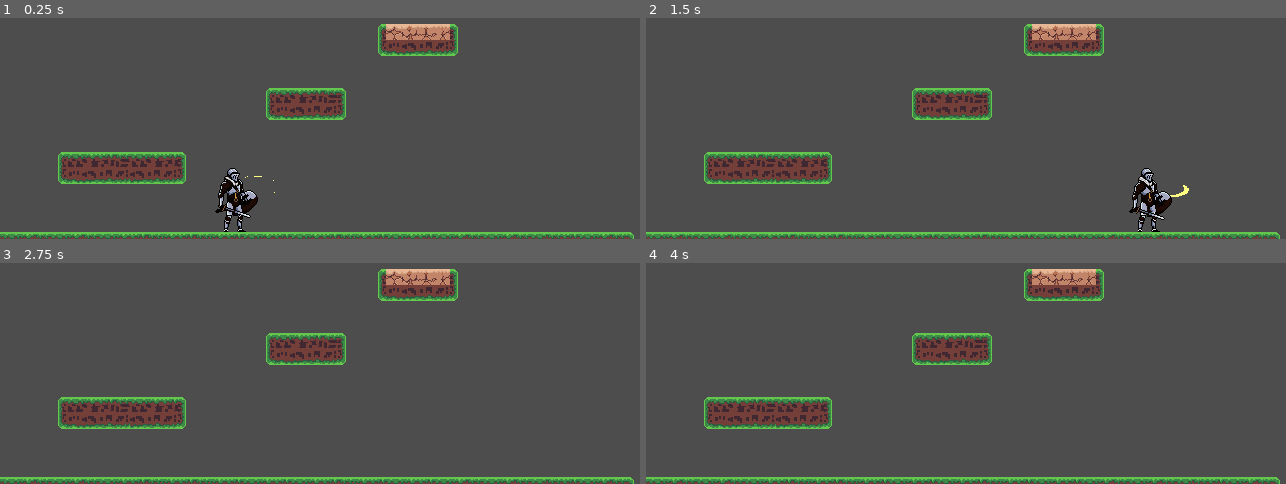
Above: before the commit, frames 1-4 (two rows, left to right).
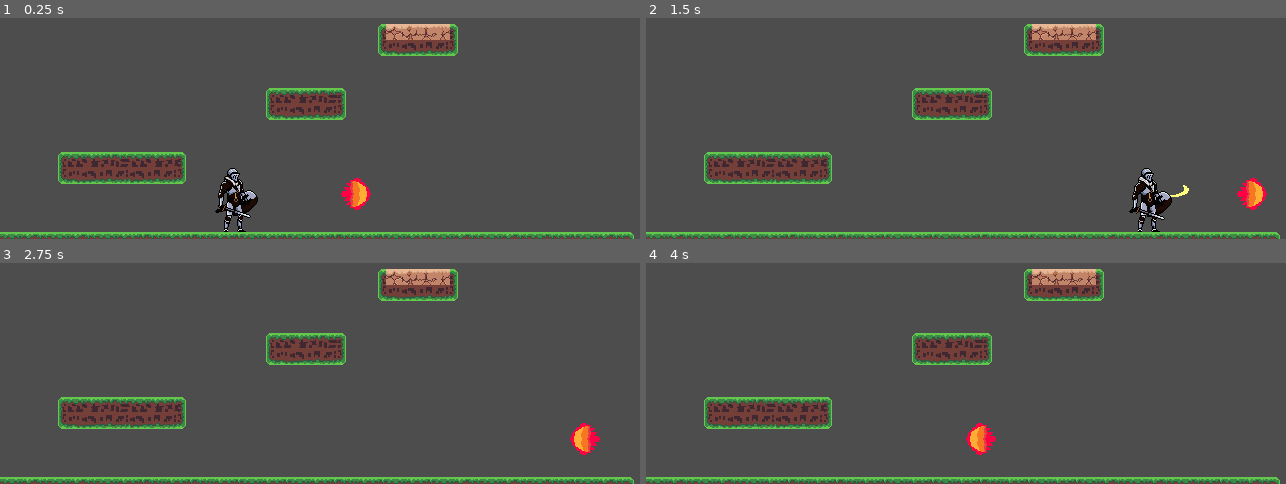
Above: after the commit, the same moments.

Repository: oscariolo/Elemento
Game: Godot game, scene res://levels/testlevel.tscn
Two runs of this game, one before a commit and one after it. Both use one fixed random seed, a clock stepped at 60 frames per second and the inputs below.
Inputs:
- Up to frame 1 (0.25 s): no input
- Up to frame 2 (1.5 s): hold Right (move_right) from 0.53 s (still down); tap X (attack) at 0.6, 1.35 s; tap Space (jump) at 0.77 s
- Up to frame 3 (2.75 s): tap Space (jump) at 1.52 s; release Right (move_right) at 2.03 s; hold Left (move_left) from 2.03 s (still down); tap Down (look_down) at 2.1 s; tap X (attack) at 2.3 s
- Up to frame 4 (4 s): release Left (move_left) at 2.78 s; hold Right (move_right) from 2.78 s (still down); tap Up (look_up) at 2.85 s; tap Space (jump) at 3.02, 3.77 s; tap X (attack) at 3.05, 3.8 s; hold C (slide) from 3.53 s (still down)

The runs differ from the first frame. In frame 1, 0.4% of the frame differs, in the area x 38-58%, y 71-87%; in frame 2, 0.4%; in frame 3, 0.4%; in frame 4, 0.4%.

Commit message:
ADD-Added projectile detection and inversing direction, needs to check player orientation first

Diff:
--- a/hazards/FireBall/fire_ball.gd
+++ b/hazards/FireBall/fire_ball.gd
@@ -5,7 +5,7 @@
 
 # Called when the node enters the scene tree for the first time.
 func _ready() -> void:
-	speed = 0
+	speed = 200
 	direction = Vector2.RIGHT
 
 
--- a/hazards/FireBall/fire_ball.tscn
+++ b/hazards/FireBall/fire_ball.tscn
@@ -33,7 +33,7 @@
 [sub_resource type="CircleShape2D" id="CircleShape2D_mfhws"]
 radius = 13.0
 
-[node name="FireBall" type="StaticBody2D"]
+[node name="FireBall" type="Area2D" groups=["Projectile"]]
 material = SubResource("ShaderMaterial_t2ajm")
 script = ExtResource("1_0e5xx")
 
--- a/levels/testlevel.tscn
+++ b/levels/testlevel.tscn
@@ -1,8 +1,9 @@
-[gd_scene load_steps=7 format=4 uid="uid://k6csmbchpdjc"]
+[gd_scene load_steps=8 format=4 uid="uid://k6csmbchpdjc"]
 
 [ext_resource type="PackedScene" uid="uid://bhawm7ey6kqju" path="res://player/player.tscn" id="1_kw41n"]
 [ext_resource type="Texture2D" uid="uid://xu5ornuiui8j" path="res://environment/Ground-Sheet.png" id="3_gcdoo"]
 [ext_resource type="Texture2D" uid="uid://dhysmxxadu2se" path="res://environment/Grass.png" id="4_lgtu2"]
+[ext_resource type="PackedScene" uid="uid://btotm7rjesqd3" path="res://hazards/FireBall/fire_ball.tscn" id="4_uavgm"]
 
 [sub_resource type="TileSetAtlasSource" id="TileSetAtlasSource_on8k0"]
 texture = ExtResource("3_gcdoo")
@@ -85,3 +86,6 @@
 texture_filter = 1
 tile_map_data = PackedByteArray("AAAQABYAAQACAAAAAAARABYAAQADAAAAAAASABYAAQABAAAAAAATABYAAQACAAAAAAAUABYAAQADAAAAAAAVAB …(2560 unchanged characters)…
 tile_set = SubResource("TileSet_f7tt3")
+
+[node name="FireBall" parent="." instance=ExtResource("4_uavgm")]
+position = Vector2(305, 314)
--- a/player/ElementPowers/fire/fire_element_component.gd
+++ b/player/ElementPowers/fire/fire_element_component.gd
@@ -1,6 +1,9 @@
 extends Element
 @export var player:CharacterBody2D
 
+func _ready() -> void:
+	$FireAttack/SliceAnimation.stop()
+	$FireAttack/HitBox/CollisionShape2D.disabled = true
 
 func load_properties(properties) -> void:
 	player = properties[0].get_parent()
@@ -11,9 +14,14 @@
 func _process(delta: float) -> void:
 	$FireAttack.global_position = player.global_position + Vector2(30,0)
 	if Input.is_action_just_pressed("attack"):
-		$FireAttack/HitBox.visible = true
+		$FireAttack/HitBox/CollisionShape2D.disabled = false
 		$FireAttack/SliceAnimation.play("slice")
 
 
 func _on_slice_animation_animation_finished() -> void:
-	$FireAttack/HitBox.visible = false
+	$FireAttack/HitBox/CollisionShape2D.disabled = true
+
+
+func _on_hit_box_area_entered(area: Area2D) -> void:
+	if area.is_in_group("Projectile"):
+		area.direction = Vector2(area.direction.x*-1,0)
--- a/player/ElementPowers/fire/fire_element_component.tscn
+++ b/player/ElementPowers/fire/fire_element_component.tscn
@@ -59,3 +59,4 @@
 shape = SubResource("RectangleShape2D_pb8bl")
 
 [connection signal="animation_finished" from="FireAttack/SliceAnimation" to="." method="_on_slice_animation_animation_finished"]
+[connection signal="area_entered" from="FireAttack/HitBox" to="." method="_on_hit_box_area_entered"]
--- a/project.godot
+++ b/project.godot
@@ -28,6 +28,7 @@
 [global_group]
 
 PhaseWall="All walls that contain a phasable state"
+Projectile=""
 
 [input]
 
